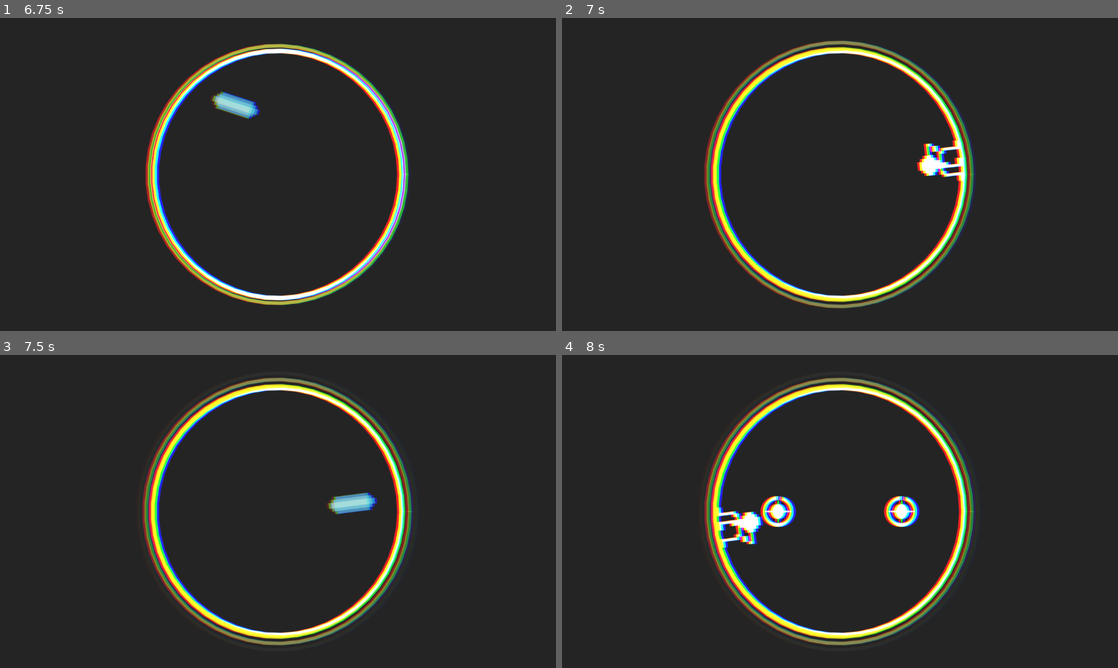
Above: before the commit, frames 1-4 (two rows, left to right).
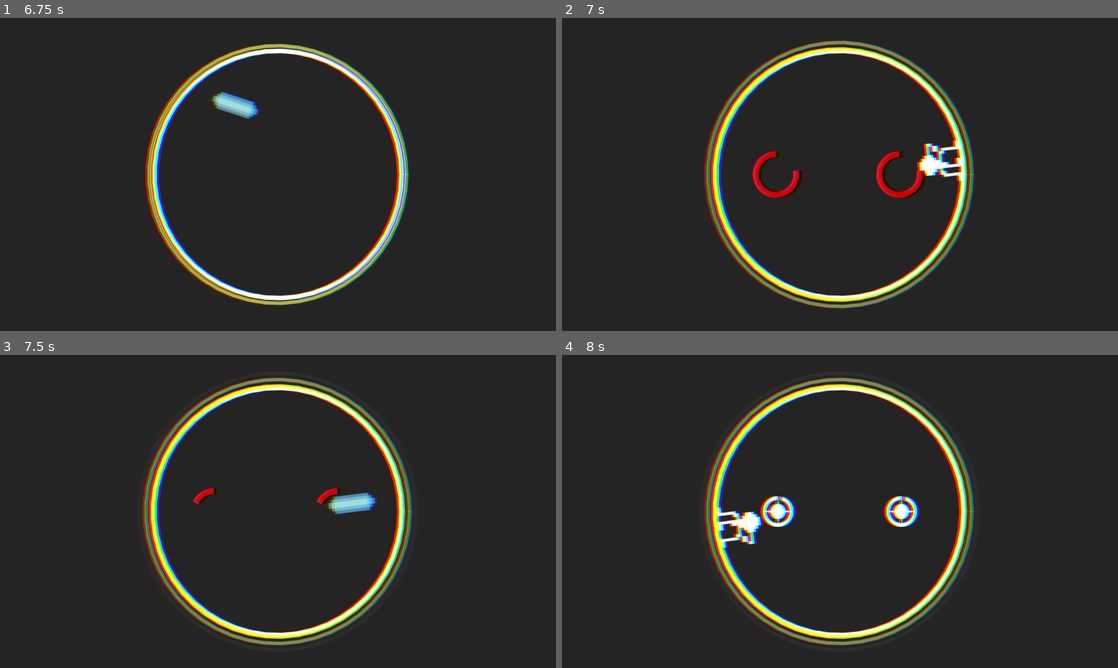
Above: after the commit, the same moments.

Repository: jokw1228/Slay_The_Circle
Game: Godot game, scene res://scenes/rooms/RoomLogo/RoomLogo.tscn
Two runs of this game, one before a commit and one after it. Both use one fixed random seed, a clock stepped at 60 frames per second and the inputs below. Sound files missing from this copy of the repository are replaced by a short silence.
Inputs (mouse positions are in pixels of both pictures, inside the frame that each line leads up to):
- Up to frame 1 (6.75 s): tap Enter at 0.5, 5.75 s; move the mouse to (400, 158) at 0.52 s; click (400, 158) at 0.67 s; move the mouse to (166, 190) at 1.27 s; click (166, 190) at 1.42 s; tap Space at 2 s; move the mouse to (333, 105) at 2.02 s; click (333, 105) at 2.17 s; move the mouse to (250, 237) at 2.77 s; click (250, 237) at 2.92 s; move the mouse to (444, 221) at 3.52 s; click (444, 221) at 3.67 s; move the mouse to (111, 127) at 4.27 s; click (111, 127) at 4.42 s; move the mouse to (305, 174) at 5.02 s; click (305, 174) at 5.17 s; move the mouse to (194, 96) at 5.77 s; click (194, 96) at 5.92 s; move the mouse to (400, 158) at 6.52 s; click (400, 158) at 6.67 s
- Up to frame 2 (7 s): no input
- Up to frame 3 (7.5 s): move the mouse to (166, 527) at 7.27 s; click (166, 527) at 7.42 s
- Up to frame 4 (8 s): no input

Frame 1 is identical in both runs. In frame 2, 1.1% of the frame differs, in the area x 34-66%, y 42-58%; in frame 3, 0.2%; in frame 4, nothing differs.

Commit message:
WarningTimer 구현

Diff:
--- a/scenes/bombgenerators/BombGenerator.gd
+++ b/scenes/bombgenerators/BombGenerator.gd
@@ -36,6 +36,8 @@
 	inst2.warningtime = warning_time
 	var timer = inst.get_node("BombTimer")
 	timer.set_time = bomb_time
+	var timer2 = inst2.get_node("WarningTimer")
+	timer2.set_time = warning_time
 
 	get_tree().current_scene.call_deferred("add_child", inst2)
 	Utils.attach_node(inst, inst2)
@@ -51,6 +53,8 @@
 	inst2.warningtime = warning_time
 	var timer = inst.get_node("BombTimer")
 	timer.set_time = bomb_time
+	var timer2 = inst2.get_node("WarningTimer")
+	timer2.set_time = warning_time
 
 	get_tree().current_scene.call_deferred("add_child", inst2)
 	Utils.attach_node(inst, inst2)
@@ -66,6 +70,8 @@
 	inst2.warningtime = warning_time
 	var timer = inst.get_node("BombTimer")
 	timer.set_time = bomb_time
+	var timer2 = inst2.get_node("WarningTimer")
+	timer2.set_time = warning_time
 	inst.id = bomb_id
 
 	get_tree().current_scene.call_deferred("add_child", inst2)
@@ -82,6 +88,8 @@
 	inst2.warningtime = warning_time
 	var timer = inst.get_node("BombTimer")
 	timer.set_time = bomb_time
+	var timer2 = inst2.get_node("WarningTimer")
+	timer2.set_time = warning_time
 
 	get_tree().current_scene.call_deferred("add_child", inst2)
 	Utils.attach_node(inst, inst2)
@@ -97,6 +105,8 @@
 	inst2.warningtime = warning_time
 	var timer = inst.get_node("BombTimer")
 	timer.set_time = bomb_time
+	var timer2 = inst2.get_node("WarningTimer")
+	timer2.set_time = warning_time
 	inst.rotation_speed_up_value = speed_up_value
 
 	get_tree().current_scene.call_deferred("add_child", inst2)
@@ -113,6 +123,8 @@
 	inst2.warningtime = warning_time
 	var timer = inst.get_node("BombTimer")
 	timer.set_time = bomb_time
+	var timer2 = inst2.get_node("WarningTimer")
+	timer2.set_time = warning_time
 	inst.game_speed_up_value = speed_up_value
 
 	get_tree().current_scene.call_deferred("add_child", inst2)
--- a/scenes/warnings/GameSpeedUpBombWarning.tscn
+++ b/scenes/warnings/GameSpeedUpBombWarning.tscn
@@ -1,10 +1,14 @@
-[gd_scene load_steps=3 format=3 uid="uid://dod3xtkvnfwuq"]
+[gd_scene load_steps=4 format=3 uid="uid://dod3xtkvnfwuq"]
 
 [ext_resource type="Script" path="res://scenes/warnings/Warning.gd" id="1_7wy1e"]
 [ext_resource type="Texture2D" uid="uid://d223gdy5myi5w" path="res://images/NormalWarning.png" id="2_0uat2"]
+[ext_resource type="PackedScene" uid="uid://c8jraovw1mroy" path="res://scenes/warnings/WarningTimer.tscn" id="3_sfboo"]
 
 [node name="GameSpeedUpBombWarning" type="Area2D"]
 script = ExtResource("1_7wy1e")
 
 [node name="Sprite2D" type="Sprite2D" parent="."]
+scale = Vector2(0.7, 0.7)
 texture = ExtResource("2_0uat2")
+
+[node name="WarningTimer" parent="." instance=ExtResource("3_sfboo")]
--- a/scenes/warnings/HazardBombWarning.tscn
+++ b/scenes/warnings/HazardBombWarning.tscn
@@ -1,10 +1,14 @@
-[gd_scene load_steps=3 format=3 uid="uid://fdhauxo6f7gq"]
+[gd_scene load_steps=4 format=3 uid="uid://fdhauxo6f7gq"]
 
 [ext_resource type="Script" path="res://scenes/warnings/Warning.gd" id="1_3wyyl"]
 [ext_resource type="Texture2D" uid="uid://d223gdy5myi5w" path="res://images/NormalWarning.png" id="2_0sr2b"]
+[ext_resource type="PackedScene" uid="uid://c8jraovw1mroy" path="res://scenes/warnings/WarningTimer.tscn" id="3_yqbjn"]
 
 [node name="HazardBombWarning" type="Area2D"]
 script = ExtResource("1_3wyyl")
 
 [node name="Sprite2D" type="Sprite2D" parent="."]
+scale = Vector2(0.7, 0.7)
 texture = ExtResource("2_0sr2b")
+
+[node name="WarningTimer" parent="." instance=ExtResource("3_yqbjn")]
--- a/scenes/warnings/NormalBombWarning.tscn
+++ b/scenes/warnings/NormalBombWarning.tscn
@@ -1,10 +1,14 @@
-[gd_scene load_steps=3 format=3 uid="uid://b88otl67w25a2"]
+[gd_scene load_steps=4 format=3 uid="uid://b88otl67w25a2"]
 
 [ext_resource type="Script" path="res://scenes/warnings/Warning.gd" id="1_lnkwc"]
 [ext_resource type="Texture2D" uid="uid://d223gdy5myi5w" path="res://images/NormalWarning.png" id="2_8g14o"]
+[ext_resource type="PackedScene" uid="uid://c8jraovw1mroy" path="res://scenes/warnings/WarningTimer.tscn" id="3_u7yd2"]
 
 [node name="NormalBombWarning" type="Area2D"]
 script = ExtResource("1_lnkwc")
 
 [node name="Sprite2D" type="Sprite2D" parent="."]
+scale = Vector2(0.7, 0.7)
 texture = ExtResource("2_8g14o")
+
+[node name="WarningTimer" parent="." instance=ExtResource("3_u7yd2")]
--- a/scenes/warnings/NumericBombWarning.tscn
+++ b/scenes/warnings/NumericBombWarning.tscn
@@ -1,10 +1,14 @@
-[gd_scene load_steps=3 format=3 uid="uid://dn8hj3t4klarb"]
+[gd_scene load_steps=4 format=3 uid="uid://dn8hj3t4klarb"]
 
 [ext_resource type="Script" path="res://scenes/warnings/Warning.gd" id="1_p408b"]
 [ext_resource type="Texture2D" uid="uid://d223gdy5myi5w" path="res://images/NormalWarning.png" id="2_dax7t"]
+[ext_resource type="PackedScene" uid="uid://c8jraovw1mroy" path="res://scenes/warnings/WarningTimer.tscn" id="3_fw1wc"]
 
 [node name="NumericBombWarning" type="Area2D"]
 script = ExtResource("1_p408b")
 
 [node name="Sprite2D" type="Sprite2D" parent="."]
+scale = Vector2(0.7, 0.7)
 texture = ExtResource("2_dax7t")
+
+[node name="WarningTimer" parent="." instance=ExtResource("3_fw1wc")]
--- a/scenes/warnings/RotationInversionBombWarning.tscn
+++ b/scenes/warnings/RotationInversionBombWarning.tscn
@@ -1,10 +1,14 @@
-[gd_scene load_steps=3 format=3 uid="uid://4wbytvc753ff"]
+[gd_scene load_steps=4 format=3 uid="uid://4wbytvc753ff"]
 
 [ext_resource type="Script" path="res://scenes/warnings/Warning.gd" id="1_pmny7"]
 [ext_resource type="Texture2D" uid="uid://d223gdy5myi5w" path="res://images/NormalWarning.png" id="2_x27nu"]
+[ext_resource type="PackedScene" uid="uid://c8jraovw1mroy" path="res://scenes/warnings/WarningTimer.tscn" id="3_nbcya"]
 
 [node name="RotationInversionBombWarning" type="Area2D"]
 script = ExtResource("1_pmny7")
 
 [node name="Sprite2D" type="Sprite2D" parent="."]
+scale = Vector2(0.7, 0.7)
 texture = ExtResource("2_x27nu")
+
+[node name="WarningTimer" parent="." instance=ExtResource("3_nbcya")]
--- a/scenes/warnings/RotationSpeedUpBombWarning.tscn
+++ b/scenes/warnings/RotationSpeedUpBombWarning.tscn
@@ -1,10 +1,14 @@
-[gd_scene load_steps=3 format=3 uid="uid://cg0il84hq0n8m"]
+[gd_scene load_steps=4 format=3 uid="uid://cg0il84hq0n8m"]
 
 [ext_resource type="Script" path="res://scenes/warnings/Warning.gd" id="1_ao6pq"]
 [ext_resource type="Texture2D" uid="uid://d223gdy5myi5w" path="res://images/NormalWarning.png" id="2_rt5lg"]
+[ext_resource type="PackedScene" uid="uid://c8jraovw1mroy" path="res://scenes/warnings/WarningTimer.tscn" id="3_hfmc8"]
 
 [node name="RotationSpeedUpBombWarning" type="Area2D"]
 script = ExtResource("1_ao6pq")
 
 [node name="Sprite2D" type="Sprite2D" parent="."]
+scale = Vector2(0.7, 0.7)
 texture = ExtResource("2_rt5lg")
+
+[node name="WarningTimer" parent="." instance=ExtResource("3_hfmc8")]
--- /dev/null
+++ b/scenes/warnings/WarningTimer.gd
@@ -0,0 +1,13 @@
+extends Control
+
+@export var Bar: TextureProgressBar
+var set_time: float = 1
+
+func _ready():
+	Bar.max_value = set_time * 100
+	Bar.value = Bar.max_value
+
+func _process(delta):
+	Bar.value -= 100 * delta
+	if Bar.value <= 0:
+		queue_free()
--- /dev/null
+++ b/scenes/warnings/WarningTimer.tscn
@@ -0,0 +1,28 @@
+[gd_scene load_steps=3 format=3 uid="uid://c8jraovw1mroy"]
+
+[ext_resource type="Script" path="res://scenes/warnings/WarningTimer.gd" id="1_wla24"]
+[ext_resource type="Texture2D" uid="uid://1esd5uit6qlp" path="res://images/bomb/sprite_hazard_outline.svg" id="2_hkywe"]
+
+[node name="WarningTimer" type="Control" node_paths=PackedStringArray("Bar")]
+layout_mode = 3
+anchors_preset = 15
+anchor_right = 1.0
+anchor_bottom = 1.0
+grow_horizontal = 2
+grow_vertical = 2
+script = ExtResource("1_wla24")
+Bar = NodePath("TextureProgressBar")
+
+[node name="TextureProgressBar" type="TextureProgressBar" parent="."]
+layout_mode = 0
+offset_left = -48.0
+offset_top = -48.0
+offset_right = 16.0
+offset_bottom = 16.0
+scale = Vector2(1.5, 1.5)
+value = 100.0
+fill_mode = 5
+texture_under = ExtResource("2_hkywe")
+texture_progress = ExtResource("2_hkywe")
+tint_under = Color(1, 1, 1, 0)
+tint_over = Color(1, 1, 1, 0)
